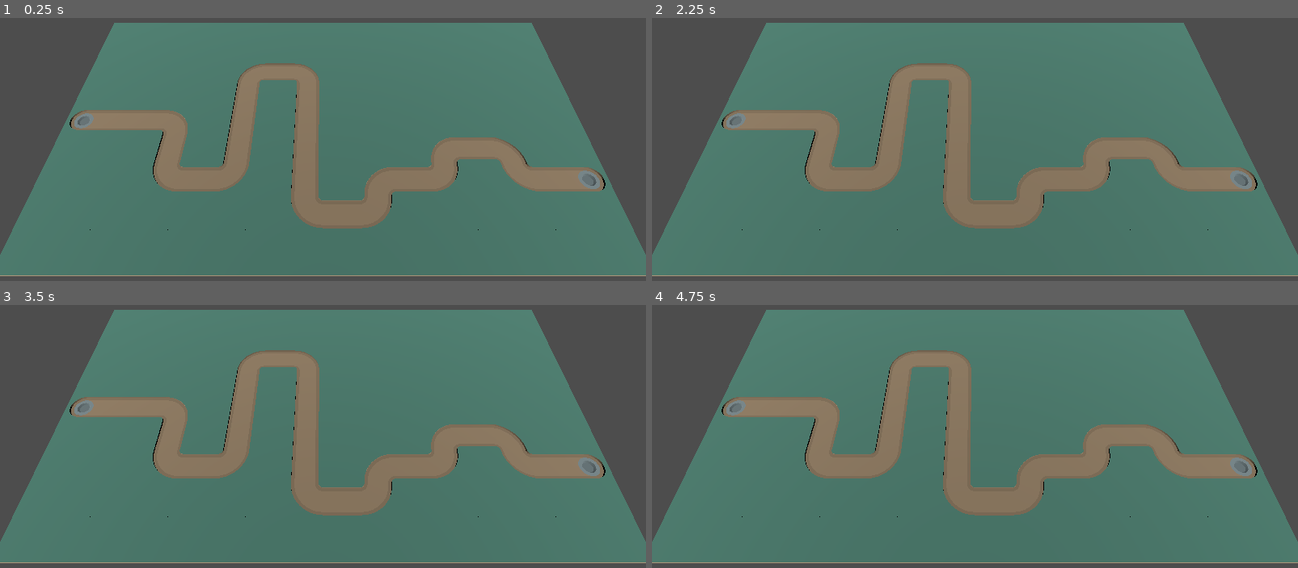
Above: before the commit, frames 1-4 (two rows, left to right).
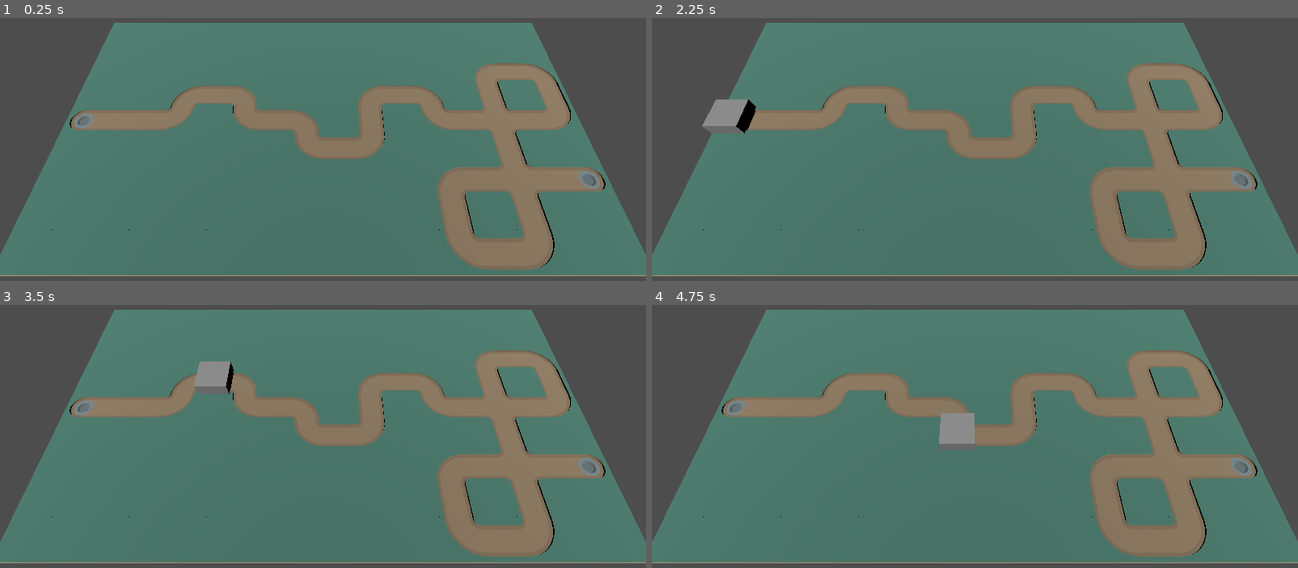
Above: after the commit, the same moments.

Repository: WideArchShark/godot-tower-defense
Game: Godot game, scene res://scenes/main.tscn
Same seed, same stepped clock (60 frames per second), same inputs: the game is played once before the commit and once after it.
Inputs:
- Up to frame 1 (0.25 s): no input
- Up to frame 2 (2.25 s): tap Enter at 0.5, 2 s; tap Space at 1.25 s
- Up to frame 3 (3.5 s): no input
- Up to frame 4 (4.75 s): no input

The runs differ from the first frame. In frame 1, 19% of the frame differs, in the area x 7-89%, y 17-96%; in frame 2, 20%; in frame 3, 19%; in frame 4, 19%.

Commit message:
We got loops!

Diff:
--- a/scenes/main.tscn
+++ b/scenes/main.tscn
@@ -1,17 +1,23 @@
-[gd_scene load_steps=6 format=3 uid="uid://72lu3y2bauhu"]
+[gd_scene load_steps=7 format=3 uid="uid://72lu3y2bauhu"]
 
 [ext_resource type="Script" path="res://scripts/main.gd" id="1_v46vx"]
 [ext_resource type="PackedScene" uid="uid://c6gxxdpkt0iev" path="res://assets/tile_endRoundSpawn.glb" id="2_mcfgm"]
 [ext_resource type="PackedScene" uid="uid://cfmwnsfmblns3" path="res://assets/tile.glb" id="2_n410b"]
 [ext_resource type="PackedScene" uid="uid://bdrnn6npdar2e" path="res://assets/tile_straight.glb" id="2_yhbse"]
 [ext_resource type="PackedScene" uid="uid://kfapvo0krven" path="res://assets/tile_cornerRound.glb" id="3_smncr"]
+[ext_resource type="PackedScene" uid="uid://brj1k4f7ddhcv" path="res://assets/tile_crossing.glb" id="5_q7okj"]
 
 [node name="main" type="Node3D"]
 script = ExtResource("1_v46vx")
 tile_start = ExtResource("2_mcfgm")
+tile_end = ExtResource("2_mcfgm")
 tile_straight = ExtResource("2_yhbse")
 tile_corner = ExtResource("3_smncr")
+tile_crossroads = ExtResource("5_q7okj")
 tile_empty = ExtResource("2_n410b")
+min_path_size = 40
+min_loops = 0
+max_loops = 4
 
 [node name="Camera3D" type="Camera3D" parent="."]
 transform = Transform3D(1, 0, 0, 0, 0.5, 0.866026, 0, -0.866026, 0.5, 7.5, 8.351, 9.5)
--- a/scripts/main.gd
+++ b/scripts/main.gd
@@ -4,10 +4,16 @@
 @export var tile_end:PackedScene
 @export var tile_straight:PackedScene
 @export var tile_corner:PackedScene
+@export var tile_crossroads:PackedScene
 @export var tile_empty:PackedScene
 
 @export var map_length:int = 16
 @export var map_height:int = 9
+
+@export var min_path_size = 50
+@export var max_path_size = 70
+@export var min_loops = 3
+@export var max_loops = 5
 
 var _pg:PathGenerator
 
@@ -16,6 +22,16 @@
 	_pg = PathGenerator.new(map_length, map_height)
 	_display_path()
 	_complete_grid()
+
+	await get_tree().create_timer(2).timeout
+	_pop_along_grid()
+
+func _pop_along_grid():
+	var box = CSGBox3D.new()
+	add_child(box)
+	for element in _pg.get_path():
+		box.global_position = Vector3(element.x,0.1,element.y)
+		await get_tree().create_timer(0.25).timeout
 
 func _complete_grid():
 	for x in range(map_length):
@@ -26,19 +42,26 @@
 				tile.global_position = Vector3(x, 0, y)
 
 func _display_path():
-	var _path:Array[Vector2i] = _pg.generate_path()
+	var iteration_count:int = 1
+	_pg.generate_path(true)
 
-	while _path.size() < 30:
-		_path = _pg.generate_path()
+	while _pg.get_path().size() < min_path_size or _pg.get_path().size() > max_path_size or _pg.get_loop_count() < min_loops or _pg.get_loop_count() > max_loops:
+		iteration_count += 1
+#		print(iteration_count, " ", _pg.get_loop_count())
+		_pg.generate_path(true)
 
-	for element in _path:
-		var tile_score:int = _pg.get_tile_score(element)
+	print("Generated a path of %d tiles after %d iterations" % [_pg.get_path().size(), iteration_count])
+	print(_pg.get_path())
+
+
+	for i in range(_pg.get_path().size()):
+		var tile_score:int = _pg.get_tile_score(i)
 
 		var tile:Node3D = tile_empty.instantiate()
 		var tile_rotation: Vector3 = Vector3.ZERO
 
 		if tile_score == 2:
-			tile = tile_start.instantiate()
+			tile = tile_end.instantiate()
 			tile_rotation = Vector3(0,-90,0)
 		elif tile_score == 8:
 			tile = tile_start.instantiate()
@@ -61,7 +84,10 @@
 		elif tile_score == 3:
 			tile = tile_corner.instantiate()
 			tile_rotation = Vector3(0,270,0)
+		elif tile_score == 15:
+			tile = tile_crossroads.instantiate()
+			tile_rotation = Vector3(0,0,0)
 
 		add_child(tile)
-		tile.global_position = Vector3(element.x, 0, element.y)
+		tile.global_position = Vector3(_pg.get_path_tile(i).x, 0, _pg.get_path_tile(i).y)
 		tile.global_rotation_degrees = tile_rotation
--- a/scripts/path_generator.gd
+++ b/scripts/path_generator.gd
@@ -3,6 +3,7 @@
 
 var _grid_length:int
 var _grid_height:int
+var _loop_count:int
 
 var _path: Array[Vector2i]
 
@@ -10,8 +11,9 @@
 	_grid_length = length
 	_grid_height = height
 
-func generate_path():
+func generate_path(add_loops:bool = false):
 	_path.clear()
+	_loop_count = 0
 	randomize()
 
 	var x = 0
@@ -30,12 +32,25 @@
 		elif choice == 2 and y > 1 and not _path.has(Vector2i(x,y-1)):
 			y -= 1
 
+	if add_loops:
+		# Running add_loops multiple times, as I think the first time it might miss an opportunity.
+		# Haven't quite figured out why yet, but adding it twice adds more loops!
+		_add_loops()
+		_add_loops()
+		_add_loops()
+
 	return _path
 
-func get_tile_score(tile:Vector2i) -> int:
+## Used to evaluate where the path tiles are around the given file. Max value
+## is 15.
+## Score +1 if path tile above (y-1)
+## Score +2 if path tile to the right (x+1)
+## Score +4 if path tile below (y+1)
+## Score +8 if path tile to the left (x-1)
+func get_tile_score(index:int) -> int:
 	var score:int = 0
-	var x = tile.x
-	var y = tile.y
+	var x = _path[index].x
+	var y = _path[index].y
 
 	score += 1 if _path.has(Vector2i(x,y-1)) else 0
 	score += 2 if _path.has(Vector2i(x+1,y)) else 0
@@ -46,3 +61,95 @@
 
 func get_path() -> Array[Vector2i]:
 	return _path
+
+func _add_loops():
+	# See if we can add any loops
+	for i in range(_path.size()):
+		var loop:Array[Vector2i] = _is_loop_option(i)
+		if loop.size() > 0:
+			for j in range(loop.size()):
+				_path.insert(i+1+j, loop[j])
+
+## For a given index in the path, evaluate whether a loop can be generated
+## around it.
+func _is_loop_option(index:int) -> Array[Vector2i]:
+	var x: int = _path[index].x
+	var y: int = _path[index].y
+	var return_path:Array[Vector2i]
+
+	#Yellow
+	if (x < _grid_length-1 and y > 1
+		and _tile_loc_free(x, y-3) and _tile_loc_free(x+1, y-3) and _tile_loc_free(x+2, y-3)
+		and _tile_loc_free(x-1, y-2) and _tile_loc_free(x, y-2) and _tile_loc_free(x+1, y-2) and _tile_loc_free(x+2, y-2) and _tile_loc_free(x+3, y-2)
+		and _tile_loc_free(x-1, y-1) and _tile_loc_free(x, y-1) and _tile_loc_free(x+1, y-1) and _tile_loc_free(x+2, y-1) and _tile_loc_free(x+3, y-1)
+		and _tile_loc_free(x+1,y) and _tile_loc_free(x+2,y) and _tile_loc_free(x+3,y)
+		and _tile_loc_free(x+1,y+1) and _tile_loc_free(x+2,y+1)):
+		return_path = [Vector2i(x+1,y), Vector2i(x+2,y), Vector2i(x+2,y-1), Vector2i(x+2,y-2), Vector2i(x+1,y-2), Vector2i(x,y-2), Vector2i(x,y-1)]
+
+		if _path[index-1].y > y:
+			return_path.reverse()
+
+		_loop_count += 1
+#		print("Yellow")
+		return_path.append(Vector2i(x,y))
+	#Blue
+	elif (x > 2 and y > 1
+			and _tile_loc_free(x, y-3) and _tile_loc_free(x-1, y-3) and _tile_loc_free(x-2, y-3)
+			and _tile_loc_free(x-1, y) and _tile_loc_free(x-2, y) and _tile_loc_free(x-3, y)
+			and _tile_loc_free(x+1, y-1) and _tile_loc_free(x, y-1) and _tile_loc_free(x-2, y-1) and _tile_loc_free(x-3, y-1)
+			and _tile_loc_free(x+1, y-2) and _tile_loc_free(x, y-2) and _tile_loc_free(x-1, y-2) and _tile_loc_free(x-2, y-2) and _tile_loc_free(x-3, y-2)
+			and _tile_loc_free(x-1, y+1) and _tile_loc_free(x-2, y+1)):
+		return_path = [Vector2i(x,y-1), Vector2i(x,y-2), Vector2i(x-1,y-2), Vector2i(x-2,y-2), Vector2i(x-2,y-1), Vector2i(x-2,y), Vector2i(x-1,y)]
+
+		if _path[index-1].x > x:
+			return_path.reverse()
+
+		_loop_count += 1
+#		print("Blue")
+		return_path.append(Vector2i(x,y))
+	#Red
+	elif (x < _grid_length-1 and y < _grid_height-2
+			and _tile_loc_free(x, y+3) and _tile_loc_free(x+1, y+3) and _tile_loc_free(x+2, y+3)
+			and _tile_loc_free(x+1, y-1) and _tile_loc_free(x+2, y-1)
+			and _tile_loc_free(x+1, y) and _tile_loc_free(x+2, y) and _tile_loc_free(x+3, y)
+			and _tile_loc_free(x-1, y+1) and _tile_loc_free(x, y+1) and _tile_loc_free(x+2, y+1) and _tile_loc_free(x+3, y+1)
+			and _tile_loc_free(x-1, y+2) and _tile_loc_free(x, y+2) and _tile_loc_free(x+1, y+2) and _tile_loc_free(x+2, y+2) and _tile_loc_free(x+3, y+2)):
+		return_path = [Vector2i(x+1,y), Vector2i(x+2,y), Vector2i(x+2,y+1), Vector2i(x+2,y+2), Vector2i(x+1,y+2), Vector2i(x,y+2), Vector2i(x,y+1)]
+
+		if _path[index-1].y < y:
+			return_path.reverse()
+
+		_loop_count += 1
+#		print("Red")
+		return_path.append(Vector2i(x,y))
+	# Brown
+	elif (x > 2 and y < _grid_height-2
+			and _tile_loc_free(x, y+3) and _tile_loc_free(x-1, y+3) and _tile_loc_free(x-2, y+3)
+			and _tile_loc_free(x-1, y-1) and _tile_loc_free(x-2, y-1)
+			and _tile_loc_free(x-1, y) and _tile_loc_free(x-2, y) and _tile_loc_free(x-3, y)
+			and _tile_loc_free(x+1, y+1) and _tile_loc_free(x, y+1) and _tile_loc_free(x-2, y+1) and _tile_loc_free(x-3, y+1)
+			and _tile_loc_free(x+1, y+2) and _tile_loc_free(x, y+2) and _tile_loc_free(x-1, y+2) and _tile_loc_free(x-2, y+2) and _tile_loc_free(x-3, y+2)):
+		return_path = [Vector2i(x,y+1	), Vector2i(x,y+2), Vector2i(x-1,y+2), Vector2i(x-2,y+2), Vector2i(x-2,y+1), Vector2i(x-2,y), Vector2i(x-1,y)]
+
+		if _path[index-1].x > x:
+			return_path.reverse()
+
+		_loop_count += 1
+#		print("Brown")
+		return_path.append(Vector2i(x,y))
+
+	return return_path
+
+## Returns true if there is a path tile at the x,y coordinate
+func _tile_loc_taken(x: int, y: int) -> bool:
+	return _path.has(Vector2i(x,y))
+
+## Returns true if there is no path tile at the x,y coordinate
+func _tile_loc_free(x: int, y: int) -> bool:
+	return not _path.has(Vector2i(x,y))
+
+func get_loop_count() -> int:
+	return _loop_count
+
+func get_path_tile(index:int) -> Vector2i:
+	return _path[index]
